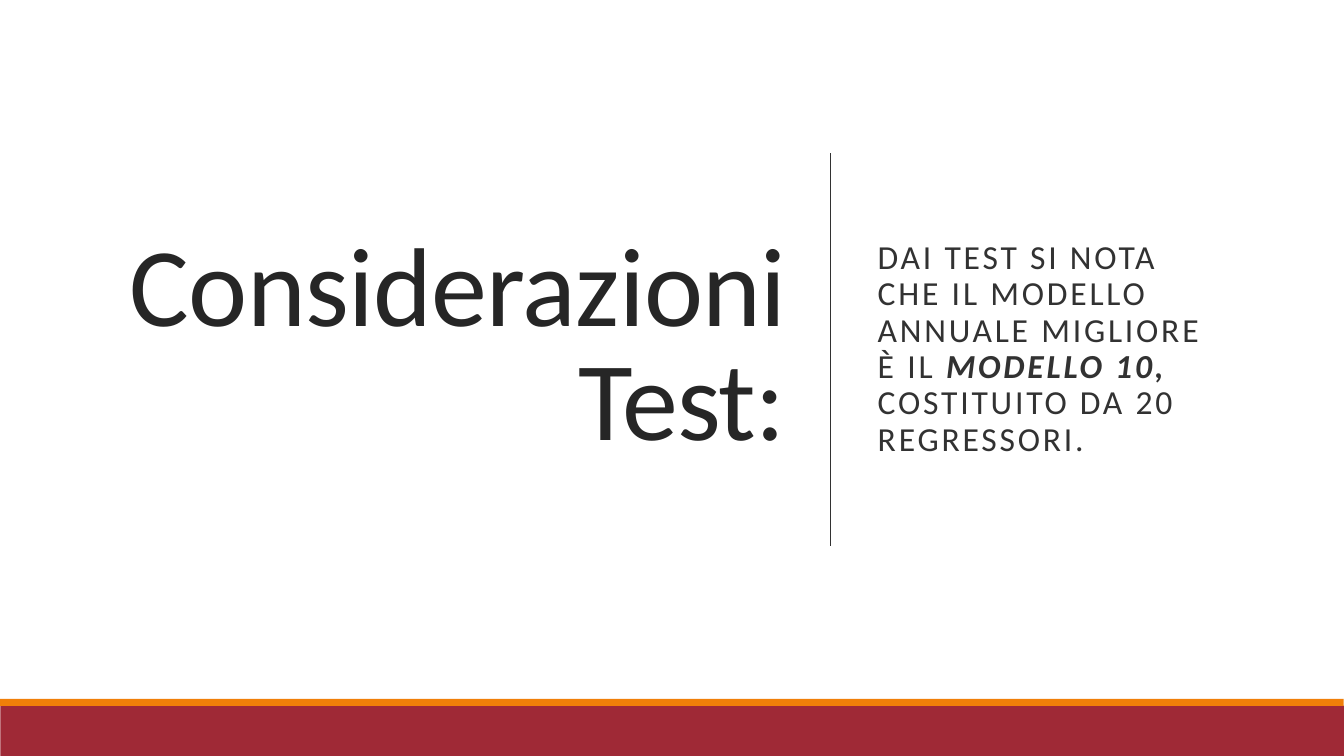
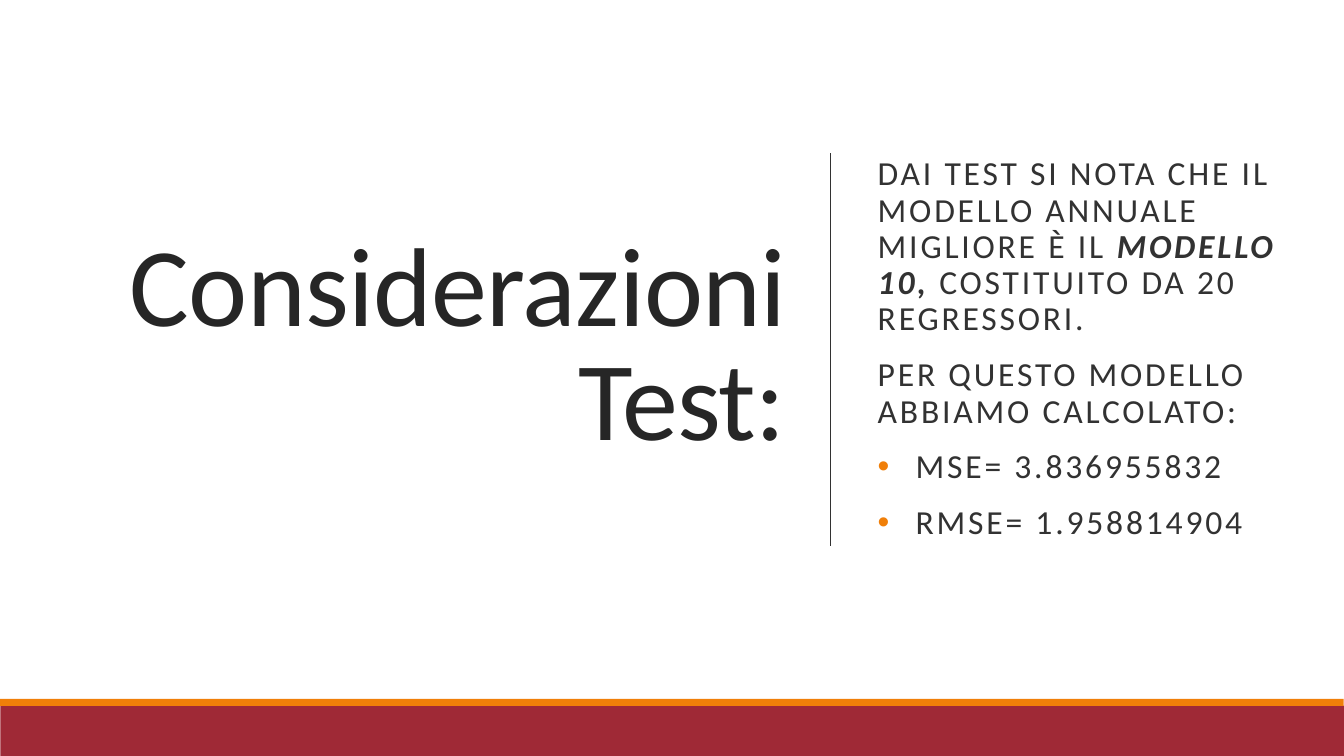
Before and after one commit to r1cky0/Italian-energy-consumption-prediction, a slide deck: slide 11 of presentazione_imad.pptx. Drawn at 1344x756 pixels with LibreOffice and Linux fonts; fonts in the diff are those of the drawing. Boxes give left, top, right and bottom in pixels: in the first picture for what was removed or moved away, otherwise in the second. Text is boxed around its words. In the diff, an @@ line names an element or a change of style, - is before the commit and + after.

```diff
--- a/presentazione_imad.pptx
+++ b/presentazione_imad.pptx
@@ text at bbox=[878, 364, 1244, 535]: paragraphs added @@
+PER QUESTO MODELLO ABBIAMO CALCOLATO:
+• MSE= 3.836955832
+• RMSE= 1.958814904
```
Also in this commit, not shown: 3 other slides changed.
